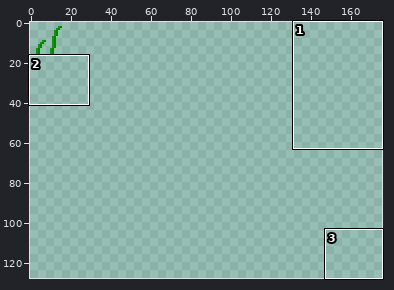
Sprite sheet: assets/MiddleGroundTiles.png. The picture above shows the old version from afar; the outline marks the close-up.
Close-up. Before the commit:
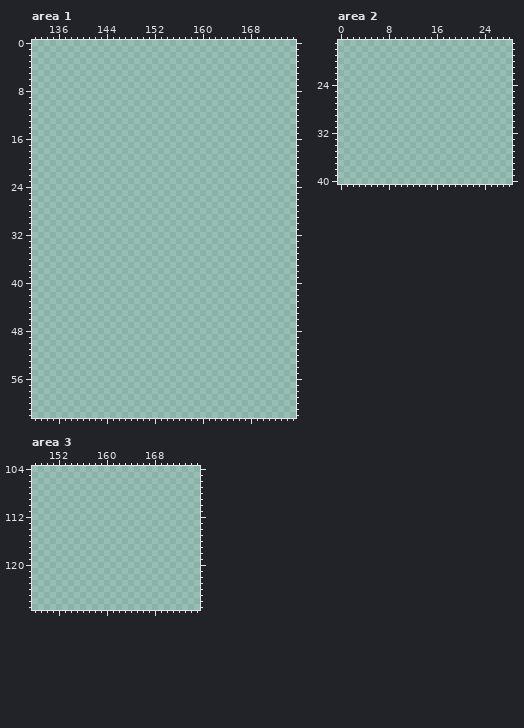
The file is 176x128 pixels. Colours within 5 levels of each other are drawn and written as one. Shown: area 1: x 132..175, y 0..62; area 2: x 0..28, y 17..40; area 3: x 148..175, y 104..127.
And afterwards:
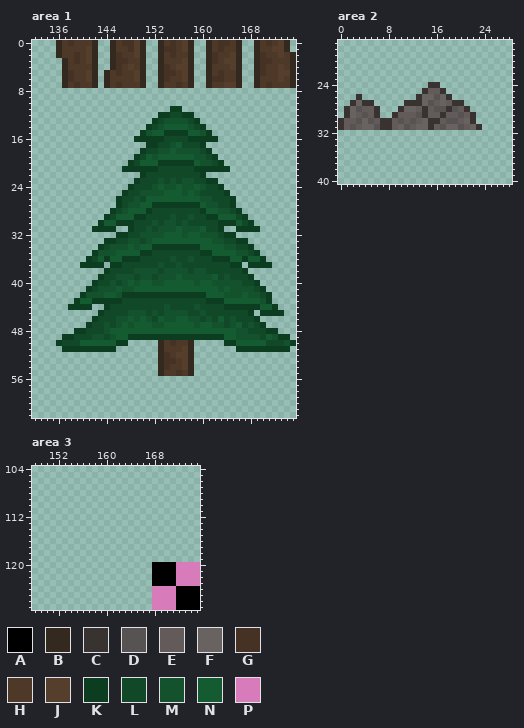
Palette (. is transparent): A #000000  B #34291f  C #383230  D #565352  E #635b59  F #686361  G #453224  H #4e3828  J #563e2c  K #0c3d20  L #114928  M #13522d  N #155b32  P #d77bba
Difference:
Area 1:
y 0: x 136..142 ....... -> BHGHHHB; x 145..150 ...... -> BHGGJB; x 153..158 ...... -> BHGHJB; x 161..166 ...... -> BHGGHB; x 169..174 ...... -> BHGHJB
y 1: x 136..142 ....... -> BHHHHJB; x 145..150 ...... -> BHHGJB; x 153..158 ...... -> BGGHJB; x 161..166 ...... -> BHGHHB; x 169..174 ...... -> BHHJJB
y 2: x 136..142 ....... -> BHHGHJB; x 145..150 ...... -> BGHHJB; x 153..158 ...... -> BHGHHB; x 161..166 ...... -> BGHHJB; x 169..175 ....... -> BGHHJHB
y 3: x 137..142 ...... -> BHGHJB; x 145..150 ...... -> BGGHHB; x 153..158 ...... -> BHHHJB; x 161..166 ...... -> BGHJJB; x 169..175 ....... -> BGGHHHB
y 4: x 137..142 ...... -> BHHHHB; x 145..150 ...... -> BGHJHB; x 153..158 ...... -> BGHJJB; x 161..166 ...... -> BHHHJB; x 169..175 ....... -> BGHHJHB
y 5: x 137..142 ...... -> BGHHJB; x 144..150 ....... -> BHGHHJB; x 153..158 ...... -> BGGHJB; x 161..166 ...... -> BHGHHB; x 169..175 ....... -> BGHHJJB
y 6: x 137..142 ...... -> BGHHJB; x 144..150 ....... -> BHHHHJB; x 153..158 ...... -> BGHHJB; x 161..166 ...... -> BGGHHB; x 169..175 ....... -> BHHHJHB
y 7: x 137..142 ...... -> BHGHHB; x 144..150 ....... -> BHGHHHB; x 153..158 ...... -> BHHGHB; x 161..166 ...... -> BHHJJB; x 169..175 ....... -> BHGHHHB
y 11: x 155..156 .. -> KK
y 12: x 153..158 ...... -> KKLLKK
y 13: x 152..159 ........ -> KLMMMMLK
y 14: x 151..160 .......... -> KLMNNNNMLK
y 15: x 150..161 ............ -> KMNNKKKKNNMK
y 16: x 149..162 .............. -> KKKKKLLLLKKKKK
y 17: x 151..160 .......... -> KKLLMNLLLK
y 18: x 150..161 ............ -> KLLMMNMMMMLK
y 19: x 149..162 .............. -> KLNMNNNNNNMMLK
y 20: x 148..163 ................ -> KLNNNKKKKKKNMMLK
y 21: x 147..164 .................. -> KKKKKKLLLLLLKKKKKK
y 22: x 150..160 ........... -> KLLLLLLLLLK
y 23: x 149..162 .............. -> KLLLMLMLMMLLKK
y 24: x 148..163 ................ -> KLLLMNMMNMMNMLLK
y 25: x 147..164 .................. -> KLLMMMMNNNMNMLLLLK
y 26: x 146..165 .................... -> KLLMLNNNNNNNNNMMLLLK
y 27: x 146..165 .................... -> KLMMNNKKKKKKKKNMMLLK
y 28: x 145..166 ...................... -> KLMNNNKLLLLLLLLKNNMMLK
y 29: x 144..167 ........................ -> KLNNNKKLLLLMLLMLLKKNNNLK
y 30: x 143..168 .......................... -> KNNKKKLLLMLMMLMLLLLLKKKNLK
y 31: x 142..145 .... -> KKKK; x 148..163 ................ -> KLLMLMMMNMMMNLLK; x 166..169 .... -> KKKK
y 32: x 146..165 .................... -> KKLLMMMMNNNMNNMMMLKK
y 33: x 144..167 ........................ -> KKLLMMLMNNNNNNNNNNMMLLKK
y 34: x 143..168 .......................... -> KLMMMNMNNKKKKKKKKNNNNMMLLK
y 35: x 142..169 ............................ -> KMMMNNNNKKLLLLLLLLKKNNNNMMLK
y 36: x 141..170 .............................. -> KLNKNNKKKLLLLLMLLMLLLKKKNNKNNK
y 37: x 140..143 .... -> KKKK; x 145..166 ...................... -> KKLLLLLLMLLMLLLLLLLLKK; x 168..171 .... -> KKKK
y 38: x 144..167 ........................ -> KLLLLMMMMLMMMMLMMLLLLLLK
y 39: x 143..168 .......................... -> KLLMMMLMMLMMMNMMMMMNLMLLLK
y 40: x 142..169 ............................ -> KLLMLMNMNNMMNNNNNMNNMMMMMLLK
y 41: x 141..170 .............................. -> KLMMMNMMNNNNNNNNNNNNNNMNMMMMLK
y 42: x 140..171 ................................ -> KMMMNNMKKKKKKKKKKKKKKNNNMMMNMMLK
y 43: x 139..171 ................................. -> KNNKKKKKLLLLLLLLLLLLLLKKKNNNNNNMK
y 44: x 138..141 .... -> KKKK; x 144..172 ............................. -> KLLLLLLLLLMLLLLMLLLLKKKKKKNNK
y 45: x 143..168 .......................... -> KLLLLMMMLMLMMMMLLMLLLLLLLK; x 170..173 .... -> KKKK
y 46: x 142..169 ............................ -> KLLLMMNMNMLNMMNNMMLMLNLMLLLK
y 47: x 141..170 .............................. -> KLLMLMNMNNNMMNNNNNMNNMMLMNLMLK
y 48: x 139..172 .................................. -> KKLLLMNNNNNNNNNNNNNNNNNNNNNMMLLLKK
y 49: x 137..174 ...................................... -> KKLLLMMLMNNKKKKKKKKKKKKKKKKNNMMMMLNMKK
y 50: x 136..147 ............ -> KLLLNNNNNNKK; x 153..158 ...... -> BHGHHB; x 164..175 ............ -> KKNNNNNLLLMK
y 51: x 137..145 ......... -> KKKKKKKKK; x 153..158 ...... -> BHHHJB; x 166..174 ......... -> KKKKKKKKK
y 52: x 153..158 ...... -> BGHJJB
y 53: x 153..158 ...... -> BGGHJB
y 54: x 153..158 ...... -> BGHHJB
y 55: x 153..158 ...... -> BHHGHB
Area 2:
y 24: x 15..16 .. -> CC
y 25: x 14..17 .... -> CEEC
y 26: x 3 . -> C; x 13..18 ...... -> CFFDFC
y 27: x 2..5 .... -> CFCC; x 11..20 .......... -> CCCFDEFECC
y 28: x 1..6 ...... -> CFDEEC; x 10..21 ............ -> CFFECEDDCDEC
y 29: x 1..6 ...... -> CFEDEC; x 9..22 .............. -> CEEEDCEECEEDEC
y 30: x 0..22 ....................... -> CEEDFDECCEDEDEFCCEDDEFC
y 31: x 0..23 ........................ -> CEDEFFDCCEFDEFFCEDFFDEFC
Area 3:
y 120..123: x 168..175 ........ -> AAAAPPPP
y 124..127: x 168..175 ........ -> PPPPAAAA
